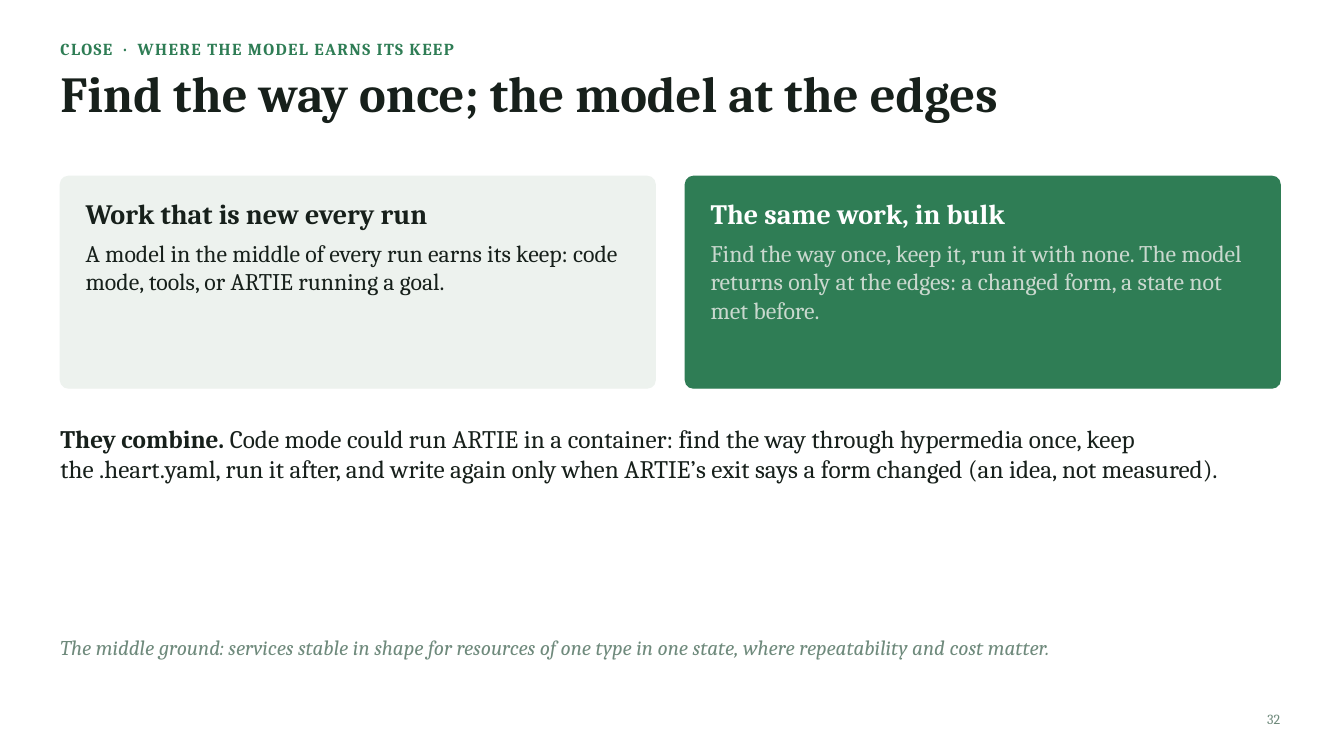
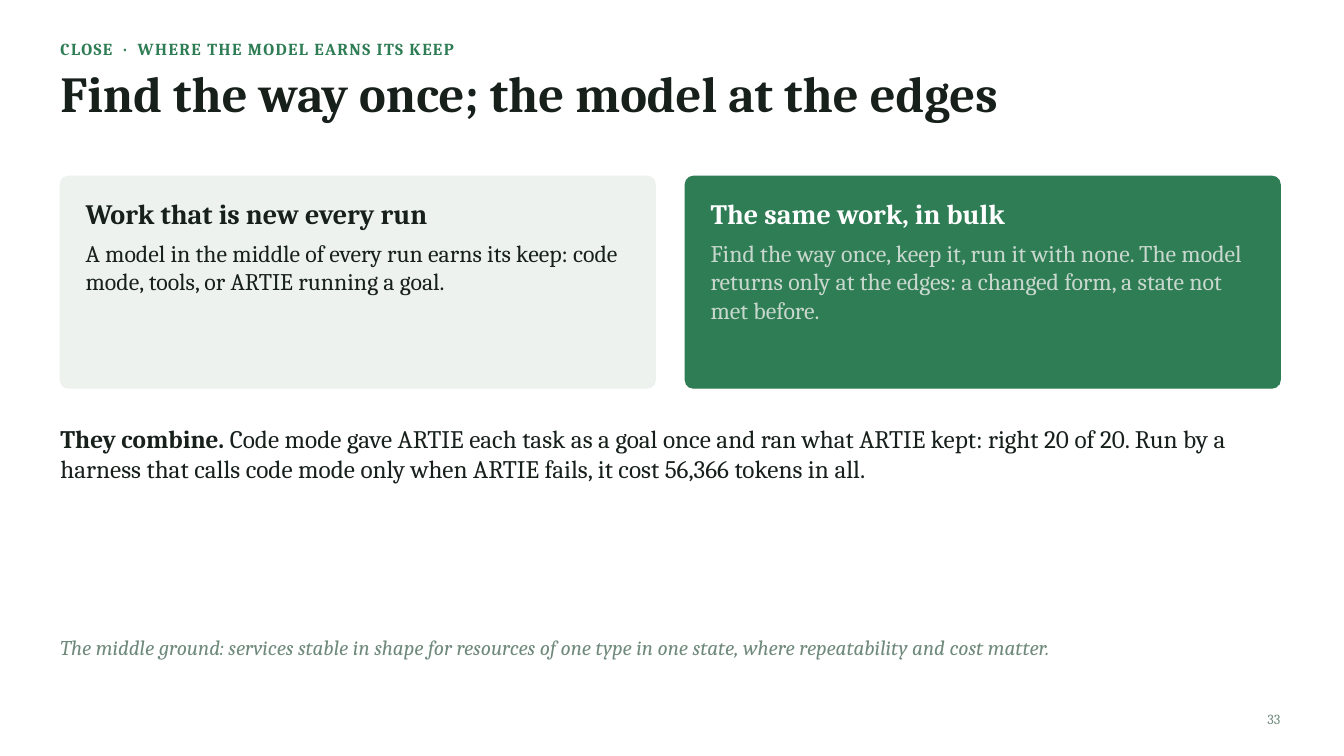
Before and after one commit to JogoShugh/heart-rise-artie, a slide deck: slide 33 of docs/decks/find-the-way-once/find-the-way-once.pptx (slide 32 before the commit). Drawn at 1344x756 pixels with LibreOffice and Linux fonts; fonts in the diff are those of the drawing. Boxes give left, top, right and bottom in pixels: in the first picture for what was removed or moved away, otherwise in the second. Text is boxed around its words. In the diff, an @@ line names an element or a change of style, - is before the commit and + after.

```diff
--- a/docs/decks/find-the-way-once/find-the-way-once.pptx
+++ b/docs/decks/find-the-way-once/find-the-way-once.pptx
@@ text at [60, 430, 1226, 484]: text changed @@
-They combine. Code mode could run ARTIE in a container: find the way through hypermedia once, keep the .heart.yaml, run it after, and write again only when ARTIE’s exit says a form changed (an idea, not measured).
+They combine. Code mode gave ARTIE each task as a goal once and ran what ARTIE kept: right 20 of 20. Run by a harness that calls code mode only when ARTIE fails, it cost 56,366 tokens in all.
@@ page number at [1267, 714, 1280, 724]: text changed @@
-32
+33
```
Also in this commit, not shown: 1 slide added, 10 other files.
